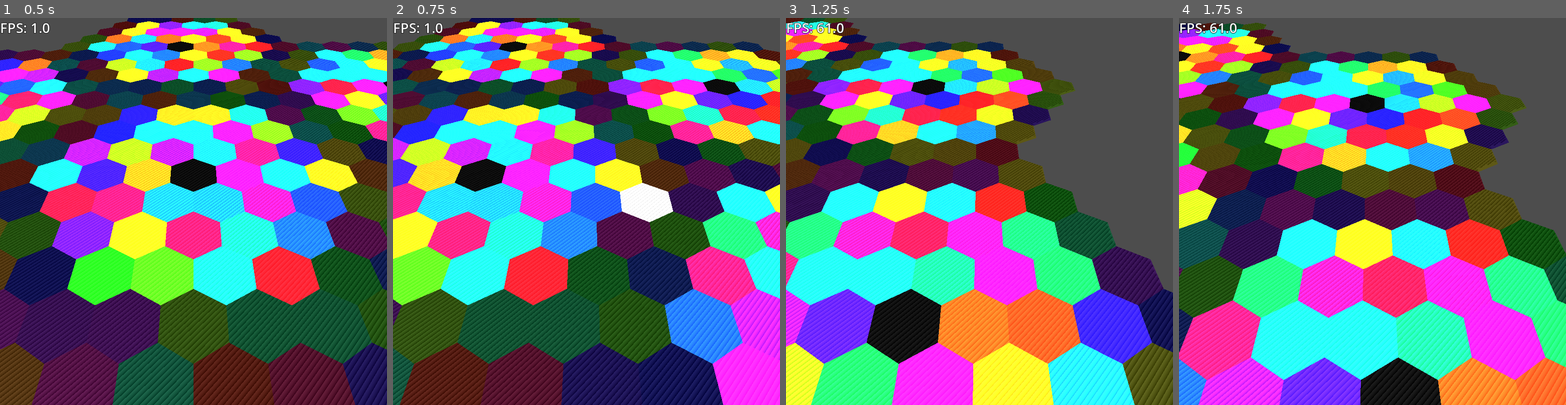
Above: before the commit, frames 1-4 (left to right).
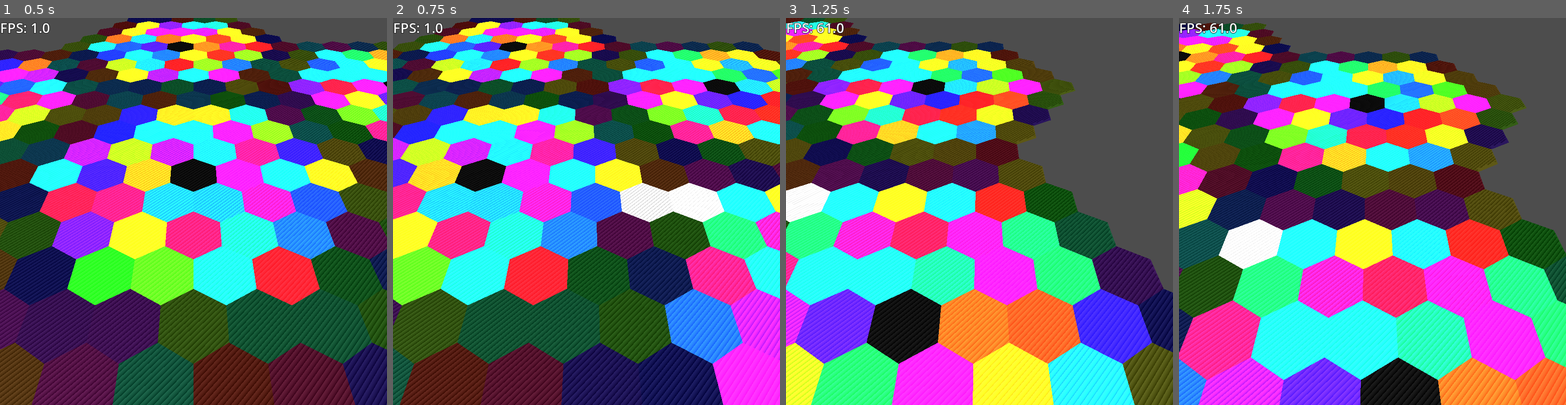
Above: after the commit, the same moments.

Repository: OrbitalOyster/golems
Game: Godot game, scene res://main.tscn
Two runs of this game, one before a commit and one after it. Both use one fixed random seed, a clock stepped at 60 frames per second and the inputs below.
Inputs (mouse positions are in pixels of both pictures, inside the frame that each line leads up to):
- Up to frame 1 (0.5 s): no input
- Up to frame 2 (0.75 s): tap Enter at 0.5 s; move the mouse to (671, 192) at 0.52 s; hold D from 0.53 s (still down); hold Middle mouse button (camera_move) from 0.53 s (still down); click (671, 192) at 0.67 s
- Up to frame 3 (1.25 s): keep holding D; keep holding Middle mouse button (camera_move)
- Up to frame 4 (1.75 s): move the mouse to (1295, 230) at 1.27 s; release D at 1.28 s; release Middle mouse button (camera_move) at 1.28 s; hold A from 1.28 s (still down); tap Middle mouse button (camera_move) at 1.35 s; click (1295, 230) at 1.42 s

Frame 1 is identical in both runs. In frame 2, 1.2% of the frame differs, in the area x 58-86%, y 42-53%; in frame 3, 0.8%; in frame 4, 1.4%, in the area x 10-27%, y 52-65%.
Error before the commit: Invalid access of index '227' on a base object of type: 'Array'. (res://main.gd:63)
Error after the commit: Invalid access of index '227' on a base object of type: 'Array'. (res://main.gd:60)

Commit message:
Progress

Diff:
--- a/chunk.gd
+++ b/chunk.gd
@@ -5,7 +5,8 @@
 var hexes: Array
 
 var n: int
-var center: CubicCoords
+var center_coords: CubicCoords
+var chunk_coords: CubicCoords
 
 var notifier: Notifier
 
@@ -39,11 +40,13 @@
 	for hex in hexes_node.get_children():
 		hex.queue_free()
 
-func _init(new_n: int, new_center: CubicCoords):
+func _init(new_n: int, new_center_coords: CubicCoords):
 	n = new_n
-	center = new_center
+	chunk_coords = Math.linear_to_cubic(n)
 
-	var pos = center.to_cartesizan()
+	center_coords = new_center_coords
+
+	var pos = center_coords.to_cartesizan()
 	position.x = pos.x
 	position.z = pos.z
 
@@ -61,8 +64,13 @@
 	hexes_node = Node3D.new()
 	add_child(hexes_node)
 
+func get_neighbour_coords(d: int) -> CubicCoords:
+	return chunk_coords.get_neighbour_coords(1, d)
+
 func on_exit():
 	print("Chunk exited: #", n)
+	var c = Math.linear_to_cubic(n)
+	print(c.q, " ", c.r, " ", c.s)
 	free_hexes()
 
 func on_enter():
--- a/main.gd
+++ b/main.gd
@@ -17,13 +17,12 @@
 		var chunks_done = Math.get_number_of_hexes(i - 1)
 		var chunks_to_generate = Math.get_number_of_hexes(i)
 		for j in range(chunks_done, chunks_to_generate):
-			var ltc = Math.linear_to_cubic(j)
+			var chunk_coords = Math.linear_to_cubic(j)
 			for d in 6:
 				# Chunk coordinates ( / radius)
-				var nc = ltc.get_neighbour_coords(1, d)
-				var neighbour_number = nc.to_linear()
+				var neighbour_number = chunk_coords.get_neighbour_coords(1, d).to_linear()
 				if chunks[neighbour_number] == null:
-					var pos = chunks[j].center.get_neighbour_coords(Utils.CHUNK_RADIUS, d)
+					var pos = chunks[j].center_coords.get_neighbour_coords(Utils.CHUNK_RADIUS, d)
 					var new_chunk = Chunk.new(neighbour_number, pos)
 					chunks[neighbour_number] = new_chunk
 					add_child(new_chunk)
@@ -58,9 +57,26 @@
 			$MainCamera.project_ray_normal(mouse_pos)
 		)
 		var cubic = Math.cartesian_to_cubic(position3D.x, position3D.z)
-		var linear = cubic.to_linear()
-		print(cubic.q, "/", cubic.r, "/", cubic.s, " ", linear)
-		chunks[0].hexes[linear].set_color(Color.GRAY)
+		chunks[0].hexes[cubic.to_linear()].set_color(Color.DARK_GRAY)
+		print(cubic.q, "/", cubic.r, "/", cubic.s, " ", cubic.to_linear())
+		if cubic.is_rim():
+			if cubic.q == Utils.CHUNK_RADIUS - 1:
+				var neighbour_n = chunks[0].get_neighbour_coords(0).to_linear()
+				var neighbour_hex_coords = CubicCoords.new(-cubic.q, -cubic.s, -cubic.r)
+				chunks[neighbour_n].hexes[neighbour_hex_coords.to_linear()].set_color(Color.GRAY)
+			if cubic.s == -(Utils.CHUNK_RADIUS - 1):
+				var neighbour_n = chunks[0].get_neighbour_coords(1).to_linear()
+				var neighbour_hex_coords = CubicCoords.new(-cubic.r, -cubic.q, -cubic.s)
+				chunks[neighbour_n].hexes[neighbour_hex_coords.to_linear()].set_color(Color.GRAY)
+			if cubic.r == Utils.CHUNK_RADIUS - 1:
+				var neighbour_n = chunks[0].get_neighbour_coords(2).to_linear()
+				var neighbour_hex_coords = CubicCoords.new(-cubic.s, -cubic.r, -cubic.q)
+				chunks[neighbour_n].hexes[neighbour_hex_coords.to_linear()].set_color(Color.GRAY)
+		else:
+			for d in 6:
+				var neighbour = cubic.get_neighbour_coords(1, d)
+				var linear = neighbour.to_linear()
+				chunks[0].hexes[linear].set_color(Color.GRAY)
 
 func _ready() -> void:
 	Utils.generate_meshes()
